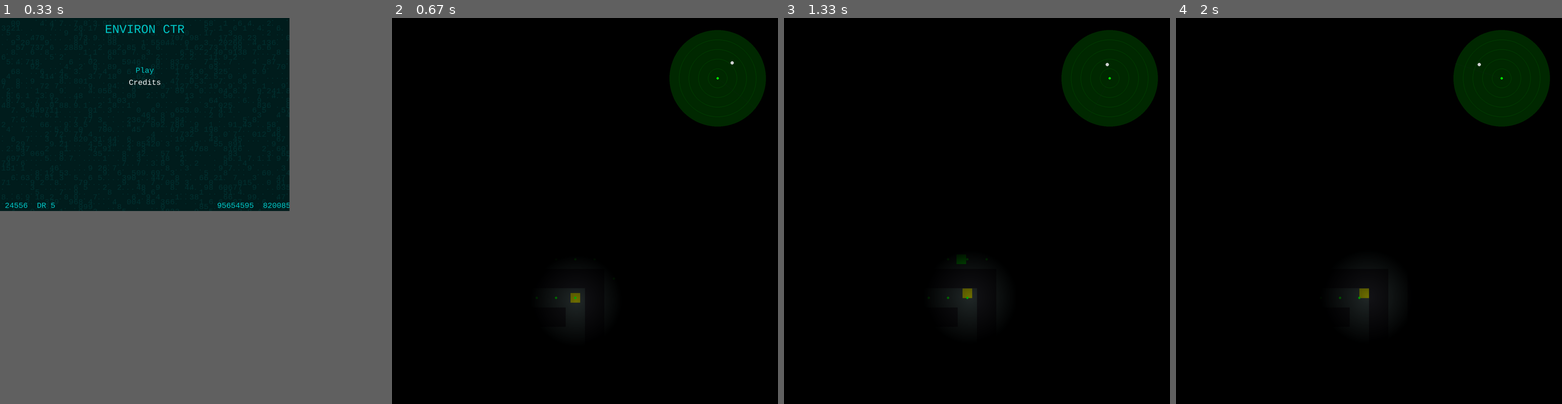
Above: before the commit, frames 1-4 (left to right).
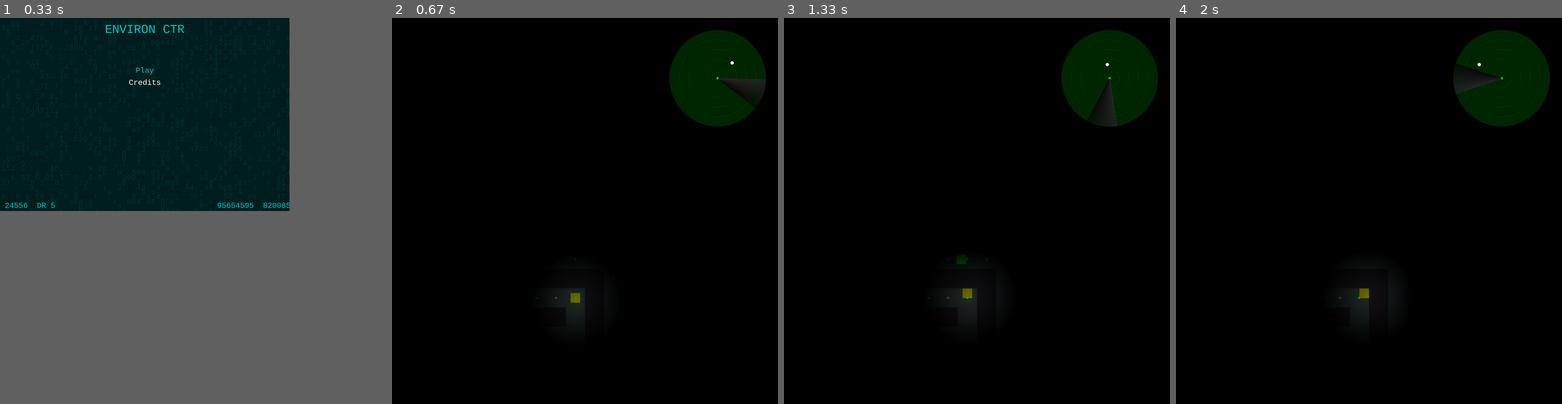
Above: after the commit, the same moments.

Repository: bensonchen-del/Alienation
Game: pygame game, started from Pygame/starting.py
Same seed, same stepped clock (60 frames per second), same inputs: the game is played once before the commit and once after it.
Inputs:
- Up to frame 1 (0.33 s): no input
- Up to frame 2 (0.67 s): tap Enter at 0.33 s
- Up to frame 3 (1.33 s): tap C at 0.67 s; hold W from 1 s (still down)
- Up to frame 4 (2 s): release W at 1.47 s; hold D 1.5-1.97 s; tap C at 1.65 s

Frame 1 is identical in both runs. In frame 2, 0.3% of the frame differs, in the area x 84-97%, y 11-24%; in frame 3, 0.3%; in frame 4, 0.3%, in the area x 71-85%, y 11-20%.

Commit message:
added fading effect

Diff:
--- a/Pygame/main.py
+++ b/Pygame/main.py
@@ -2,6 +2,7 @@
 import random
 import math
 import os
+import sys
 os.chdir(os.path.dirname(os.path.abspath(__file__)))
 from config import *
 from map_resources import load_map, create_map
@@ -131,7 +132,6 @@
 
     # Draw radar (after main elements)
     draw_radar(screen, player.rect.center, tracker.rect.center, RADAR_CENTER, RADAR_RADIUS, sweep_angle)
-
     pygame.display.flip()
 
 pygame.quit()
--- a/Pygame/rendering.py
+++ b/Pygame/rendering.py
@@ -34,27 +34,25 @@
     # Position the gradient around the player
     darkness.blit(visibility_gradient, gradient_pos, special_flags=pygame.BLEND_RGBA_SUB)
 
-def draw_radar(screen, player_pos, tracker_pos, radar_center, radar_radius, sweep_angle, max_radar_distance=500):
-    # Create a radar surface with transparency
+def draw_radar(screen, player_pos, tracker_pos, radar_center, radar_radius, sweep_angle, max_radar_distance=500, trail_length=10):
+    # Create a radar surface with per-pixel alpha
     radar_surface = pygame.Surface((radar_radius * 2, radar_radius * 2), pygame.SRCALPHA)
-    radar_surface.set_alpha(200)  # Set transparency (0 fully transparent, 255 fully opaque)
+    # No need to set overall alpha; use per-pixel alpha instead
 
-    # Draw radar background
-    pygame.draw.circle(radar_surface, GREEN_DARK + (200,), (radar_radius, radar_radius), radar_radius)
+    # Draw radar background first
+    pygame.draw.circle(radar_surface, (0, 50, 0, 200), (radar_radius, radar_radius), radar_radius)
+    for i in range(1, 5):  # Draw concentric circles
+        pygame.draw.circle(radar_surface, (0, 100, 0, 200), (radar_radius, radar_radius), radar_radius * i // 5, 1)
 
-    # Draw concentric circles
-    for i in range(1, 5):
-        pygame.draw.circle(radar_surface, GREEN_MEDIUM + (200,), (radar_radius, radar_radius), radar_radius * i // 5, 1)
+    # Player position with green dot
+    pygame.draw.circle(radar_surface, (0, 255, 0, 255), (radar_radius, radar_radius), 5)
 
-    # Draw player position as a green dot at the center
-    pygame.draw.circle(radar_surface, GREEN_LIGHT + (255,), (radar_radius, radar_radius), 5)
-
-    # Calculate tracker position relative to player
+    # Calculate tracker position
     dx = tracker_pos[0] - player_pos[0]
     dy = tracker_pos[1] - player_pos[1]
     distance = math.hypot(dx, dy)
 
-    if 0 < distance <= max_radar_distance:
+    if 0 < distance <= max_radar_distance:  # Limit tracker display range
         direction_x = dx / distance
         direction_y = dy / distance
         scaled_distance = min(distance / max_radar_distance * radar_radius, radar_radius)
@@ -62,52 +60,27 @@
         tracker_radar_x = radar_radius + direction_x * scaled_distance
         tracker_radar_y = radar_radius + direction_y * scaled_distance
 
-        # Draw tracker position as a white dot
-        pygame.draw.circle(radar_surface, WHITE + (255,), (int(tracker_radar_x), int(tracker_radar_y)), 7)
-
-    # Draw the sweeping line
-    # Convert angle from degrees to radians
-    angle_rad = math.radians(sweep_angle)
-
-    # Calculate the end point of the sweep line
-    end_x = radar_radius + radar_radius * math.cos(angle_rad)
-    end_y = radar_radius + radar_radius * math.sin(angle_rad)
-
-    # Draw the sweep line with a semi-transparent color
-    pygame.draw.line(radar_surface, WHITE + (150,), (radar_radius, radar_radius), (end_x, end_y), 2)
-
-    # Optional: Add a fading effect to the sweep line
-    # You can achieve this by drawing a semi-transparent arc or using gradients
-
-    # Blit the radar surface onto the main screen
-    screen.blit(radar_surface, (radar_center[0] - radar_radius, radar_center[1] - radar_radius))
-    # 創建一個帶透明度的雷達表面
-    radar_surface = pygame.Surface((radar_radius * 2, radar_radius * 2), pygame.SRCALPHA)
-    radar_surface.set_alpha(200)  # 設置透明度（0 完全透明，255 完全不透明）
-
-    # 雷達背景設置為深綠色
-    pygame.draw.circle(radar_surface, (0, 50, 0, 200), (radar_radius, radar_radius), radar_radius)
-    for i in range(1, 5):  # 繪製同心圓
-        pygame.draw.circle(radar_surface, (0, 100, 0, 200), (radar_radius, radar_radius), radar_radius * i // 5, 1)
-
-    # 玩家位置用綠色圓點表示
-    pygame.draw.circle(radar_surface, (0, 255, 0, 255), (radar_radius, radar_radius), 5)
-
-    # 計算追蹤者位置
-    dx = tracker_pos[0] - player_pos[0]
-    dy = tracker_pos[1] - player_pos[1]
-    distance = math.hypot(dx, dy)
-
-    if distance > 0 and distance <= max_radar_distance:  # 限制追蹤者顯示範圍
-        direction_x = dx / distance
-        direction_y = dy / distance
-        scaled_distance = min(distance / max_radar_distance * radar_radius, radar_radius)
-
-        tracker_radar_x = radar_radius + direction_x * scaled_distance
-        tracker_radar_y = radar_radius + direction_y * scaled_distance
-
-        # 追蹤者位置用白色點表示
+        # Tracker position with white dot
         pygame.draw.circle(radar_surface, (255, 255, 255, 255), (int(tracker_radar_x), int(tracker_radar_y)), 7)
 
-    # 將雷達表面繪製到主屏幕上
+    # Draw the sweeping line and its fading trail
+    # Define trail_length (number of trailing lines) and trail_spacing (degrees between them)
+    trail_length = 50  # Adjust as needed for desired trail length
+    trail_spacing = 0.75   # Degrees between trailing lines
+
+    for i in range(trail_length):
+        # Calculate the angle for each trailing line
+        angle = sweep_angle - i * trail_spacing
+        angle_rad = math.radians(angle)
+        end_x = radar_radius + radar_radius * math.cos(angle_rad)
+        end_y = radar_radius + radar_radius * math.sin(angle_rad)
+
+        # Calculate alpha for fading effect
+        alpha = min(50 + i * 3, 255)  # Decrease alpha for trail
+        sweep_color = (50, 50, 50, alpha)  # Semi-transparent white
+
+        # Draw the trailing line
+        pygame.draw.line(radar_surface, sweep_color, (radar_radius, radar_radius), (end_x, end_y), 2)
+
+    # Blit the radar surface to the main screen
     screen.blit(radar_surface, (radar_center[0] - radar_radius, radar_center[1] - radar_radius))
